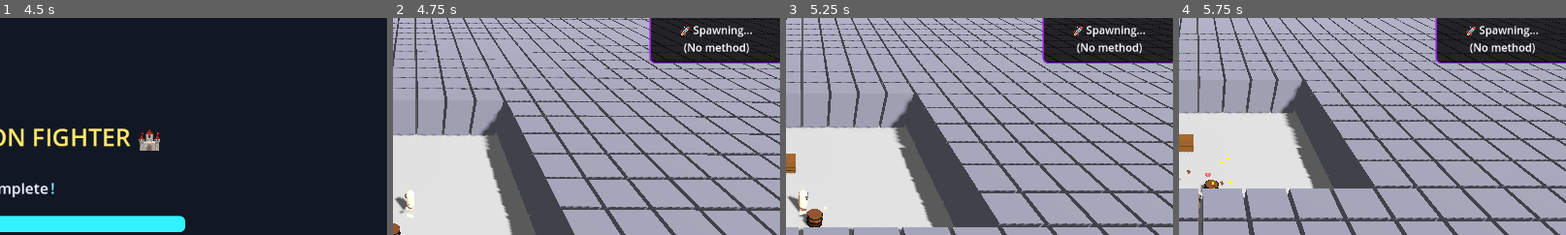
Above: before the commit, frames 1-4 (left to right).
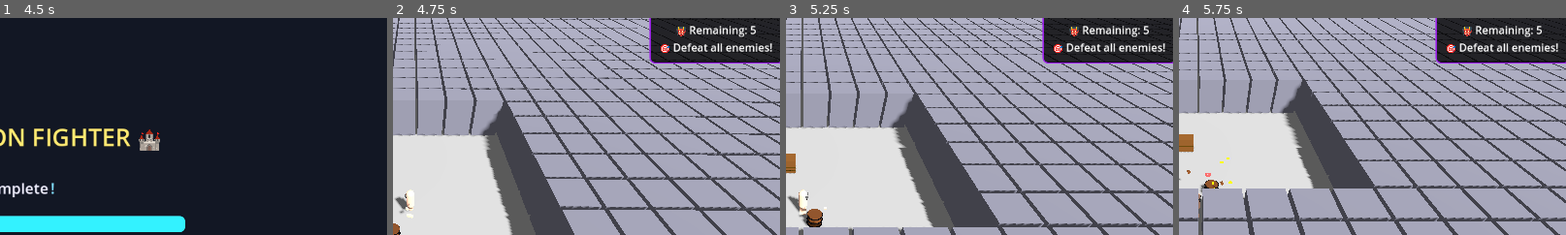
Above: after the commit, the same moments.

Repository: thaner66666666/game-1
Game: Godot game, scene res://Scenes/main.tscn
Two runs of this game, one before a commit and one after it. Both use one fixed random seed, a clock stepped at 60 frames per second and the inputs below.
Inputs (mouse positions are % of the whole screen's width and height, from its top left):
- Up to frame 1 (4.5 s): move the mouse to (72, 45) at 0.52 s; hold D (move_right) 0.53-1.28 s; click (72, 45) at 0.6 s; move the mouse to (30, 55) at 1.27 s; hold S (move_down) 1.28-2.03 s; tap Space (dash) at 1.35, 4.25, 4.35 s; move the mouse to (60, 28) at 2.02 s; hold D (move_right) 2.03-2.78 s; hold Q (drop_weapon) 2.03-2.78 s; move the mouse to (45, 70) at 2.77 s; hold W (move_up) 2.78-3.53 s; tap E (interaction) at 2.85 s; click (45, 70) at 2.92 s; tap Enter at 3.5 s; move the mouse to (80, 65) at 3.52 s; hold A (move_left) from 3.53 s (still down); click (80, 65) at 3.6 s; move the mouse to (20, 35) at 4.27 s
- Up to frame 2 (4.75 s): keep holding A (move_left)
- Up to frame 3 (5.25 s): move the mouse to (55, 50) at 5.02 s; release A (move_left) at 5.03 s; hold S (move_down) from 5.03 s (still down); hold Q (drop_weapon) from 5.03 s (still down); click (55, 50) at 5.17 s
- Up to frame 4 (5.75 s): keep holding S (move_down); keep holding Q (drop_weapon)
The pictures show only the part of the screen within x 48-98%, y 8-58%; the shares and areas given below are measured in that part.

Frame 1 is identical in both runs. In frame 2, 1.3% of the frame differs, in the area x 69-98%, y 3-17%; in frame 3, 1.3%; in frame 4, 1.3%.

Commit message:
Wroking Enemies far spwan tho

Diff:
--- a/dot gds/CharacterAppearanceManager.gd
+++ b/dot gds/CharacterAppearanceManager.gd
@@ -291,7 +291,7 @@
 	var mouth_spacing = cfg.get("spacing", body_radius * 0.18)
 
 	# Calculate mouth Y position dynamically
-	var eye_spacing = cfg.get("eye_spacing", EYE_SPACING)
+	var _eye_spacing = cfg.get("eye_spacing", EYE_SPACING)
 	var eye_height = cfg.get("eye_height", EYE_POSITION_HEIGHT)
 	# Increased offsets to move mouth significantly lower
 	var min_mouth_eye_distance = 0.33 * body_radius + 0.14  # was 0.13 * body_radius + 0.04
@@ -346,11 +346,11 @@
 	"""Tween mouth to neutral (straight horizontal line)"""
 	var mouth = mesh_instance.get_node_or_null("Mouth")
 	if not mouth: return
-	var spacing = mouth.get_meta("mouth_spacing")
+	var _spacing = mouth.get_meta("mouth_spacing")
 	var positions = [
-		Vector3(-spacing, 0, 0),
+		Vector3(-_spacing, 0, 0),
 		Vector3(0, 0, 0),
-		Vector3(spacing, 0, 0)
+		Vector3(_spacing, 0, 0)
 	]
 	CharacterAppearanceManager._tween_mouth_spheres(mouth, positions, duration)
 
@@ -358,13 +358,13 @@
 	"""Tween mouth to a smile expression (curve up)"""
 	var mouth = mesh_instance.get_node_or_null("Mouth")
 	if not mouth: return
-	var spacing = mouth.get_meta("mouth_spacing")
+	var _spacing = mouth.get_meta("mouth_spacing")
 	var mouth_size = mouth.get_meta("mouth_size")
 	var smile_y = mouth_size * 0.7
 	var positions = [
-		Vector3(-spacing, smile_y, 0),
+		Vector3(-_spacing, smile_y, 0),
 		Vector3(0, 0, 0),
-		Vector3(spacing, smile_y, 0)
+		Vector3(_spacing, smile_y, 0)
 	]
 	CharacterAppearanceManager._tween_mouth_spheres(mouth, positions, duration)
 
@@ -372,13 +372,13 @@
 	"""Tween mouth to a frown expression (curve down)"""
 	var mouth = mesh_instance.get_node_or_null("Mouth")
 	if not mouth: return
-	var spacing = mouth.get_meta("mouth_spacing")
+	var _spacing = mouth.get_meta("mouth_spacing")
 	var mouth_size = mouth.get_meta("mouth_size")
 	var frown_y = -mouth_size * 0.7
 	var positions = [
-		Vector3(-spacing, frown_y, 0),
+		Vector3(-_spacing, frown_y, 0),
 		Vector3(0, 0, 0),
-		Vector3(spacing, frown_y, 0)
+		Vector3(_spacing, frown_y, 0)
 	]
 	CharacterAppearanceManager._tween_mouth_spheres(mouth, positions, duration)
 
@@ -387,7 +387,7 @@
 	var mouth = mesh_instance.get_node_or_null("Mouth")
 	if not mouth: return
 	var mouth_size = mouth.get_meta("mouth_size")
-	var spacing = mouth.get_meta("mouth_spacing")
+	var _spacing = mouth.get_meta("mouth_spacing")
 	var vertical = mouth_size * 0.7
 	var positions = [
 		Vector3(0, vertical, 0),
--- a/dot gds/enemy_spawner.gd
+++ b/dot gds/enemy_spawner.gd
@@ -1,70 +1,168 @@
+# EnemySpawner.gd
+# Purpose: Spawns waves of enemies at valid positions, tracks wave progress, and ensures beginner-friendly code.
+# Author: Thane
+# Last Modified: June 12, 2025
+
 extends Node3D
 
-@export var enemy_scene: PackedScene
-@export var spawn_radius: float = 12.0
-@export var min_distance_from_player: float = 10.0
-@export var spawn_attempts: int = 30
-@export var airborne_spawn_chance: float = 0.3
-@export var airborne_height_range := Vector2(4.0, 6.0)
-@export var enemies_per_wave: int = 5
-@export var wave_delay: float = 5.0
+# === EXPORTED VARIABLES (Inspector-editable) ===
+@export var enemy_scene: PackedScene # The enemy scene to spawn
+@export var spawn_radius: float = 4.0 # How far from the center to spawn enemies (close)
+@export var min_distance_from_player: float = 1.0 # Minimum distance from player (must be <= spawn_radius)
+@export var spawn_attempts: int = 30 # Attempts to find a valid spawn position
+@export var enemies_per_wave: int = 5 # Number of enemies per wave
+@export var wave_delay: float = 5.0 # Delay between waves (seconds)
 
-var player: Node3D
-var latest_room_position: Vector3 = Vector3.ZERO
-var current_wave: int = 1
-var wave_timer: Timer
+# === PRIVATE VARIABLES ===
+var player: Node3D = null # Reference to the player node
+var latest_room_position: Vector3 = Vector3.ZERO # Center of the current room
+var current_wave: int = 1 # Current wave number
+var wave_timer: Timer = null # Timer for wave delay
+var enemies_alive: Array = [] # List of currently alive enemies
+var max_waves: int = 5 # Maximum number of waves
 
-func _ready():
+# === GODOT BUILT-IN FUNCTIONS ===
+func _ready() -> void:
+	# Find the player node in the scene
 	player = get_tree().get_first_node_in_group("player")
 	if not player:
 		push_error("Player not found in group 'player'")
+		return
 
+	# Load fallback enemy scene if not set
+	if enemy_scene == null:
+		var fallback_path = "res://Scenes/enemy.tscn"
+		if ResourceLoader.exists(fallback_path):
+			enemy_scene = load(fallback_path)
+			print("[EnemySpawner] Loaded fallback enemy scene.")
+		else:
+			push_error("[EnemySpawner] No enemy scene set and fallback not found!")
+			return
+
+	# Set up the wave timer
 	wave_timer = Timer.new()
 	wave_timer.wait_time = wave_delay
 	wave_timer.one_shot = true
-	wave_timer.timeout.connect(spawn_wave)
+	wave_timer.timeout.connect(_on_wave_timer_timeout)
 	add_child(wave_timer)
 
-	spawn_wave()
+	# Do NOT start the first wave here. Wait until the room is set up and update_latest_room() is called.
+	# Call start_wave() after update_latest_room() in your room setup code.
 
-func spawn_wave():
+# === WAVE SYSTEM ===
+func start_wave() -> void:
+	# Spawns a new wave of enemies
 	if enemy_scene == null:
-		push_error("[EnemySpawner] enemy_scene is not set! Please assign a PackedScene in the Inspector.")
+		push_error("Enemy scene not set!")
 		return
+
+	print("[EnemySpawner] Spawning wave %d" % current_wave)
+	enemies_alive.clear()
+
+	var used_positions: Array = []
+
+	# Always use latest_room_position if set, otherwise use player's position
+	var spawn_center = latest_room_position
+	if spawn_center == Vector3.ZERO and player:
+		spawn_center = player.global_position
+		print("[EnemySpawner] Using player position as spawn center: ", spawn_center)
+	elif spawn_center != Vector3.ZERO:
+		print("[EnemySpawner] Using latest_room_position as spawn center: ", spawn_center)
+	else:
+		print("[EnemySpawner] WARNING: No valid spawn center found!")
+
 	for i in range(enemies_per_wave):
-		var spawn_position = _get_valid_spawn_position()
-		if spawn_position != Vector3.ZERO:
-			var enemy = enemy_scene.instantiate()
-			enemy.global_position = spawn_position
-			add_child(enemy)
-	wave_timer.start()
+		var spawn_pos = _find_valid_spawn_position(used_positions, spawn_center)
+		if spawn_pos == Vector3.ZERO:
+			print("[EnemySpawner] Could not find valid spawn position for enemy %d" % i)
+			continue
+		print("[EnemySpawner] Spawning enemy %d at %s" % [i, spawn_pos])
+		var enemy = enemy_scene.instantiate()
+		add_child(enemy)
+		# Ensure enemy spawns at a visible height
+		spawn_pos.y = max(spawn_pos.y, 2.0)
+		enemy.global_position = spawn_pos
+		if enemy.has_signal("enemy_died"):
+			enemy.enemy_died.connect(_on_enemy_died)
+		enemies_alive.append(enemy)
+		used_positions.append(spawn_pos)
+		# Print the enemy's final position after all spawn logic
+		print("[EnemySpawner] Enemy %d final position: %s" % [i, enemy.global_position])
 
-func _get_valid_spawn_position() -> Vector3:
+# Ensure latest_room_position is updated when the room changes
+func update_latest_room(pos: Vector3) -> void:
+	latest_room_position = pos
+	print("[EnemySpawner] Updated latest_room_position to: ", pos)
+	# Start the first wave after the room is set up
+	if current_wave == 1 and enemies_alive.size() == 0:
+		start_wave()
+
+# === ROOM SYSTEM INTEGRATION ===
+func set_newest_spawning_room(room_rect: Rect2) -> void:
+	# Use the center of the room rectangle as the spawn center, with a safe Y value
+	var center = room_rect.position + room_rect.size * 0.5
+	update_latest_room(Vector3(center.x, 2.0, center.y))
+
+func start_wave_system() -> void:
+	# Called by main_scene_setup.gd to start the wave system
+	if enemies_alive.size() == 0:
+		current_wave = 1
+		start_wave()
+
+# === SPAWN POSITION LOGIC ===
+func _find_valid_spawn_position(used_positions: Array, spawn_center: Vector3) -> Vector3:
+	# Tries to find a valid, non-overlapping spawn position around spawn_center
+	var min_dist = min_distance_from_player
+	var max_dist = spawn_radius
+	if min_dist > max_dist:
+		min_dist = max_dist * 0.5 # fallback to half radius if misconfigured
 	for attempt in range(spawn_attempts):
 		var angle = randf() * TAU
-		var distance = randf_range(min_distance_from_player, spawn_radius)
+		var distance = randf_range(min_dist, max_dist)
 		var offset = Vector3(cos(angle), 0, sin(angle)) * distance
-		var spawn_pos = latest_room_position + offset
+		var spawn_pos = spawn_center + offset
+		spawn_pos.y = randf_range(15.0, 20.0) # Spawn in the air between 15 and 20
+		if _is_position_valid(spawn_pos, used_positions):
+			return spawn_pos
+	return Vector3.ZERO # No valid position found
 
-		# Possibly spawn above for drop-in effect
-		if randf() < airborne_spawn_chance:
-			spawn_pos.y += randf_range(airborne_height_range.x, airborne_height_range.y)
-		else:
-			spawn_pos.y += 1.0  # basic floor offset
-
-		if _is_position_valid(spawn_pos):
-			return spawn_pos
-
-	print("⚠️ Fallback spawn: using last known room center")
-	return latest_room_position + Vector3(0, 1, 0)
-
-func _is_position_valid(pos: Vector3) -> bool:
-	if not player:
-		return true
-	if pos.distance_to(player.global_position) < min_distance_from_player:
+func _is_position_valid(pos: Vector3, used_positions: Array) -> bool:
+	# Checks if the position is far enough from the player and other enemies
+	if player and pos.distance_to(player.global_position) < min_distance_from_player:
 		return false
-	# Optional: Add raycast or navigation check here
+	for other_pos in used_positions:
+		if pos.distance_to(other_pos) < 2.0:
+			return false
 	return true
 
-func update_latest_room(pos: Vector3):
-	latest_room_position = pos
+# === ENEMY DEATH & WAVE PROGRESSION ===
+func _on_enemy_died() -> void:
+	# Remove dead enemies from the list
+	enemies_alive = enemies_alive.filter(func(e): return e != null and not e.is_queued_for_deletion())
+	if enemies_alive.size() == 0:
+		print("[EnemySpawner] Wave %d complete!" % current_wave)
+		current_wave += 1
+		if current_wave <= max_waves:
+			wave_timer.start()
+		else:
+			print("[EnemySpawner] All waves complete!")
+
+func _on_wave_timer_timeout() -> void:
+	# Called when the wave timer finishes
+	start_wave()
+
+# === OPTIONAL: WAVE INFO FOR UI ===
+func get_wave_info() -> Dictionary:
+	# Track if a wave is active (enemies alive)
+	var wave_active = enemies_alive.size() > 0
+	# Track if currently spawning (for now, always false after start_wave finishes)
+	var is_spawning = false # You can set this to true during spawn loop if you want more detail
+	return {
+		"current_wave": current_wave,
+		"max_waves": max_waves,
+		"current_enemies": enemies_alive.size(),
+		"enemies_spawned": enemies_per_wave if wave_active else 0,
+		"total_enemies_for_wave": enemies_per_wave,
+		"wave_active": wave_active,
+		"is_spawning": is_spawning
+	}
Not shown, added: mcp_profile/mcp_profile.TXT
